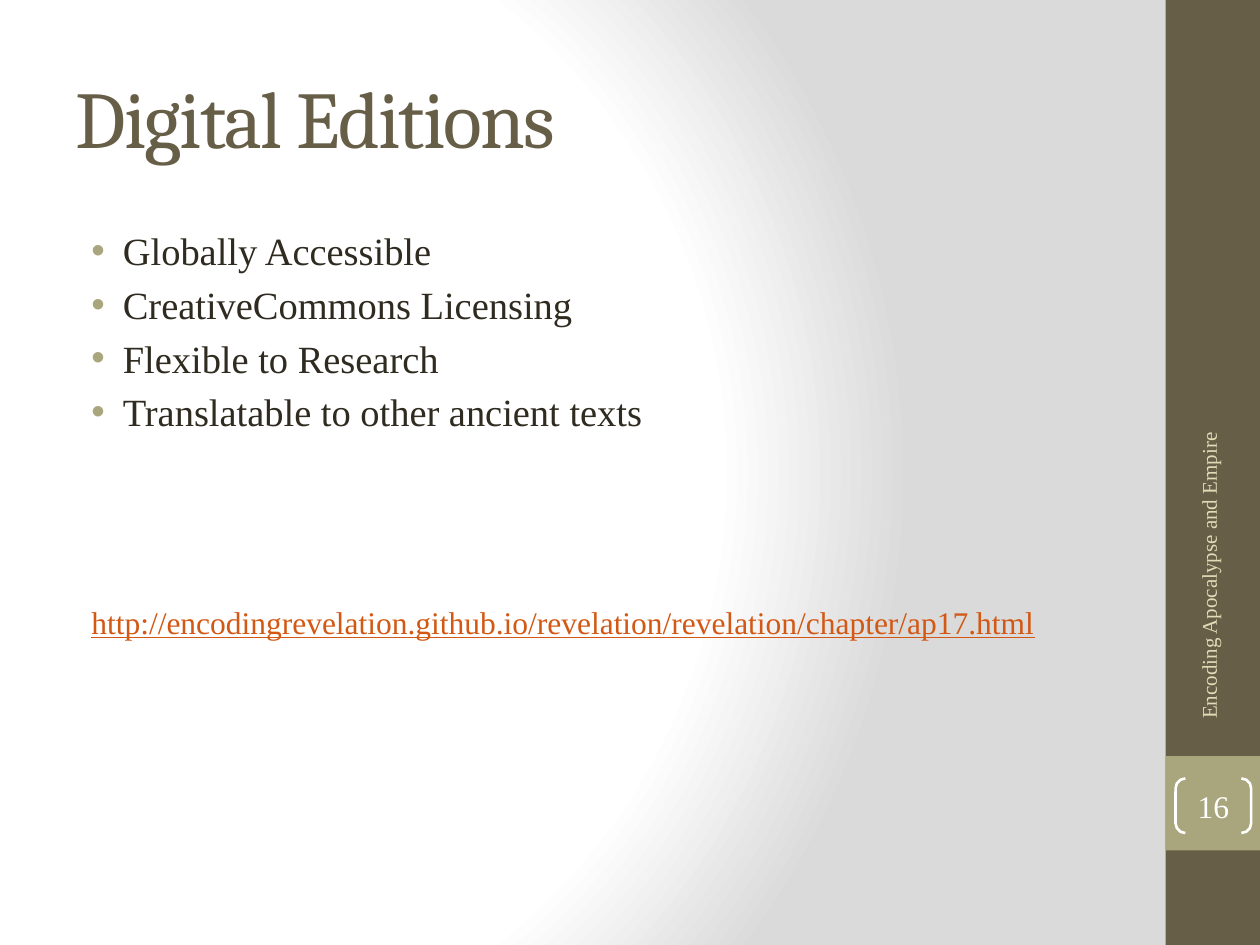
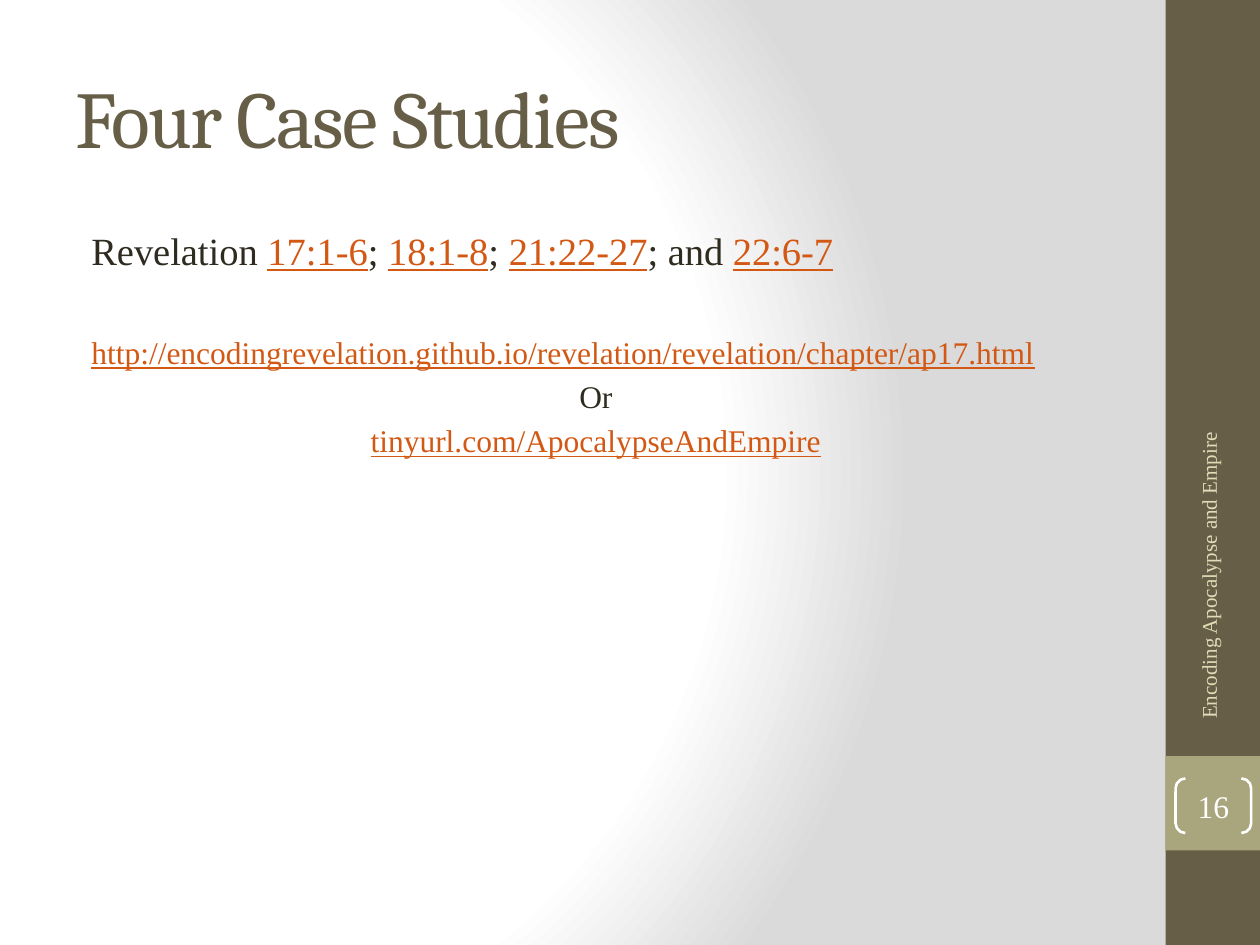
Before and after one commit to EncodingRevelation/revelation, a slide deck: slide 16 of slides/encoding apocalypse and empire ppt.pptx. Drawn at 1260x945 pixels with LibreOffice and Linux fonts; fonts in the diff are those of the drawing. Boxes give left, top, right and bottom in pixels: in the first picture for what was removed or moved away, otherwise in the second. Text is boxed around its words. In the diff, an @@ line names an element or a change of style, - is before the commit and + after.

```diff
--- a/slides/encoding apocalypse and empire ppt.pptx
+++ b/slides/encoding apocalypse and empire ppt.pptx
@@ title at (76,92,619,149): text changed @@
-Digital Editions
+Four Case Studies
@@ text at (91,238,833,271): paragraphs added @@
+Or
+tinyurl.com/ApocalypseAndEmpire
@@ text at (91,238,833,271): text changed; text colour #2F2B20 to #D25814 @@
-• Globally Accessible
-• CreativeCommons Licensing
-• Flexible to Research
-• Translatable to other ancient texts
+Revelation 17:1-6; 18:1-8; 21:22-27; and 22:6-7
```
Also in this commit, not shown: 1 other slide changed, 31 other files.
